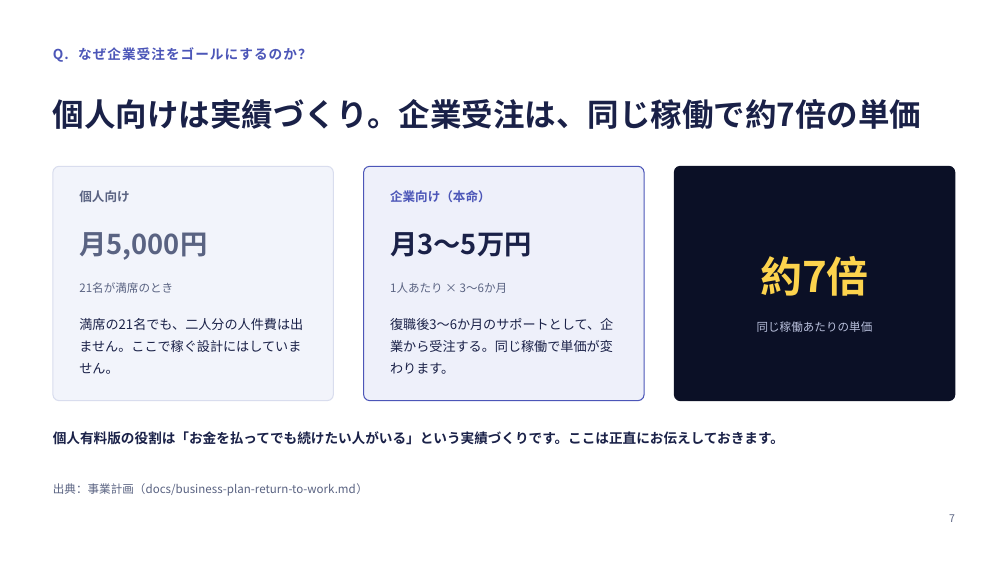
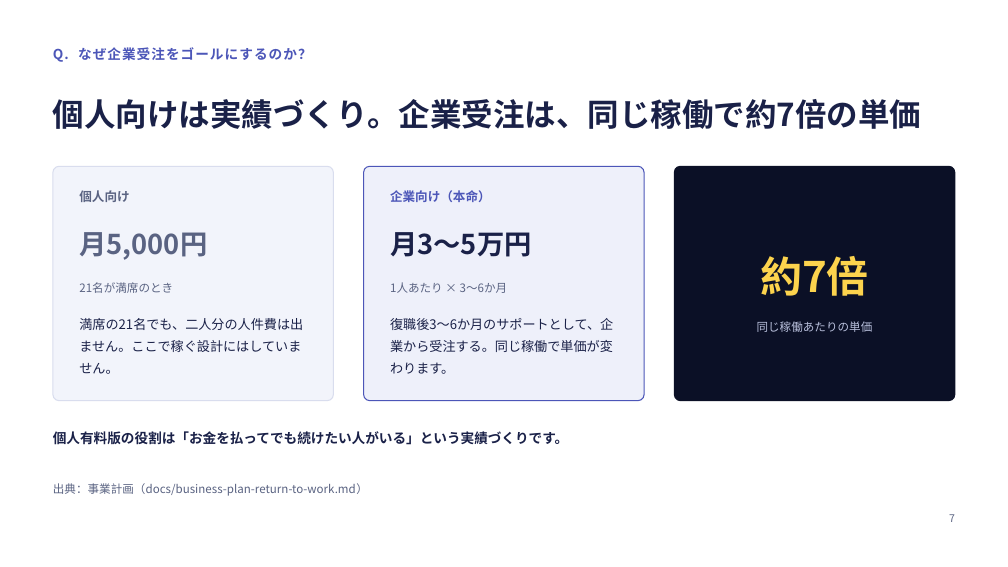
Before and after one commit to kuma-0509/yorucare, a slide deck: slide 7 of docs/ヨルケア事業化プラン_伊藤さん_20260905.pptx. Drawn at 1008x567 pixels with LibreOffice and Linux fonts; fonts in the diff are those of the drawing. Boxes give left, top, right and bottom in pixels: in the first picture for what was removed or moved away, otherwise in the second. Text is boxed around its words. In the diff, an @@ line names an element or a change of style, - is before the commit and + after.

```diff
--- a/docs/ヨルケア事業化プラン_伊藤さん_20260905.pptx
+++ b/docs/ヨルケア事業化プラン_伊藤さん_20260905.pptx
@@ text at box(53, 431, 568, 445): text changed @@
-個人有料版の役割は「お金を払ってでも続けたい人がいる」という実績づくりです。ここは正直にお伝えしておきます。
+個人有料版の役割は「お金を払ってでも続けたい人がいる」という実績づくりです。
```
Also in this commit, not shown: 5 other slides changed, 2 other files.
